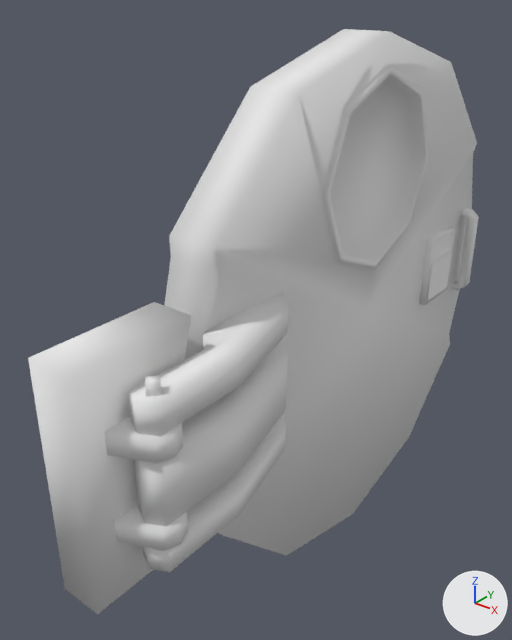
Two versions of the FBX model KBARF_pre_alpha/Assets/Models/ShipDoor/mod_shipDoor.fbx, one commit apart.
Camera for both pictures: a 50 mm lens placed at (0.642, -1.27, 0.669), pointed at (-0.202, -0.215, 0.015). Every picture has the same lights, and +X, +Y and +Z are marked at lower right. Where no turn or scale is listed for an object, it has been applied to the vertices.

Objects in the first picture: 'shipdoor_door', 'shipdoor_hinge', 'shipdoor_keypadmain', 'shipdoor_keypadscreen'.
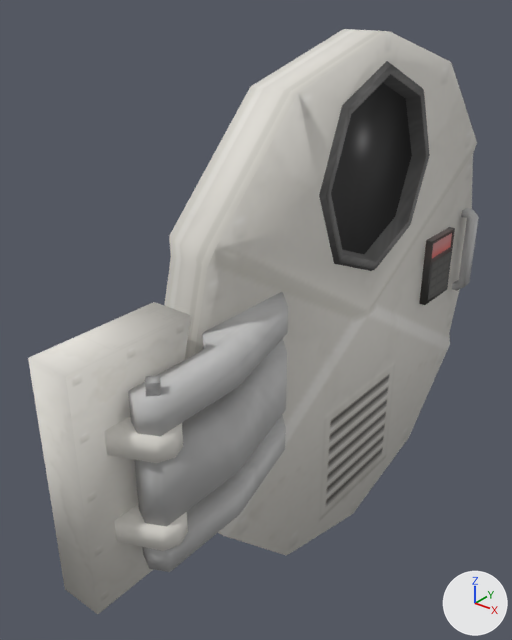
Edits to the bpy script that builds the scene:
```text
Add img_keypadtextures_png:
    img_keypadtextures_png = load_image('KeypadTextures.png', '../../../../KBARF_3D/KeypadTextures.png', 256, 256, 'sRGB')
Add img_doortextures_png:
    img_doortextures_png = load_image('DoorTextures.png', '../../../../KBARF_3D/DoorTextures.png', 256, 256, 'sRGB')
Change mat_unnamed:
    remove mat_unnamed.base_color = (0.8, 0.8, 0.8)  # white #e7e7e7
    add mat_unnamed.texture = img_doortextures_png
Add mat_none__keypadtextures_png:
    mat_none__keypadtextures_png = principled_material('None__KeypadTextures_png')
    mat_none__keypadtextures_png.texture = img_keypadtextures_png
    mat_none__keypadtextures_png.roughness = 0.649
Add mat_none__doortextures_png:
    mat_none__doortextures_png = principled_material('None__DoorTextures_png')
    mat_none__doortextures_png.texture = img_doortextures_png
    mat_none__doortextures_png.roughness = 0.649
Change me_shipdoor_hinge:
    where me_shipdoor_hinge.from_pydata(...)  # 30 vertices, 24 faces; spans x -0.116..0.044, y -0.81..-0.578, z -0.21..0.21
    used by ob_shipdoor_hinge; location = (0.0, 0.0, 0.0)
    remove me_shipdoor_hinge.materials.append(mat_unnamed)  # white #e7e7e7
    me_shipdoor_hinge part 3: texture (UV) coordinates changed
    add me_shipdoor_hinge.materials.append(mat_none__doortextures_png)  # picture img_doortextures_png
Change me_shipdoor_keypadscreen:
    where me_shipdoor_keypadscreen.from_pydata(...)  # 4 vertices, 1 face; spans x -0.0524, y 0.2918..0.4043, z 0.0364..0.077
    remove me_shipdoor_keypadscreen.materials.append(mat_unnamed)  # white #e7e7e7
    add me_shipdoor_keypadscreen.materials.append(mat_none__keypadtextures_png)  # picture img_keypadtextures_png
Change me_shipdoor_keypadmain:
    where me_shipdoor_keypadmain.from_pydata(...)  # 20 vertices, 15 faces; spans x -0.07..-0.048, y 0.283..0.413, z -0.086..0.086
    remove me_shipdoor_keypadmain.materials.append(mat_unnamed)  # white #e7e7e7
    add me_shipdoor_keypadmain.materials.append(mat_none__keypadtextures_png)  # picture img_keypadtextures_png
Change me_shipdoor_door:
    where me_shipdoor_door.from_pydata(...)  # 228 vertices, 233 faces; spans x -0.182..0.034, y -0.735..0.576, z -0.576..0.576
    used by ob_shipdoor_door; location = (0.0, 0.0, 0.0)
    me_shipdoor_door part 1: 33 of 228 vertices moved; they spanned x -0.156..-0.056, y -0.208..0.208, z 0.102..0.518 and now span x -0.156..-0.056, y -0.214..0.214, z 0.096..0.524; mean shift (0.0, 0.0, 0.0); largest move (-0.156, 0.0, 0.31) -> (-0.146, 0.0, 0.31)
    me_shipdoor_door part 2: 217 faces spanning x -0.182..0.034, y -0.735..0.576, z -0.576..0.576 switch from mat_unnamed (white #e7e7e7) to mat_none__doortextures_png (picture img_doortextures_png)
```

Pixel boxes [x1, y1, x2, y2] of what changed, in the pictures (512 x 640 px; the box of a moved part takes in the faces that stretch with it):
'shipdoor_door', surface changed, reshaped: [128, 29, 479, 572] in both
'shipdoor_hinge', surface changed, recoloured: [28, 302, 191, 614] in both
'shipdoor_keypadmain', surface changed, recoloured: [419, 227, 455, 305] in both
'shipdoor_keypadscreen', surface changed, recoloured (grey to brown): [432, 233, 452, 258] in both
part 1 of me_shipdoor_door, moved or reshaped: [215, 31, 477, 311] in both
part 2 of me_shipdoor_door, recoloured: [128, 29, 479, 572] in both
